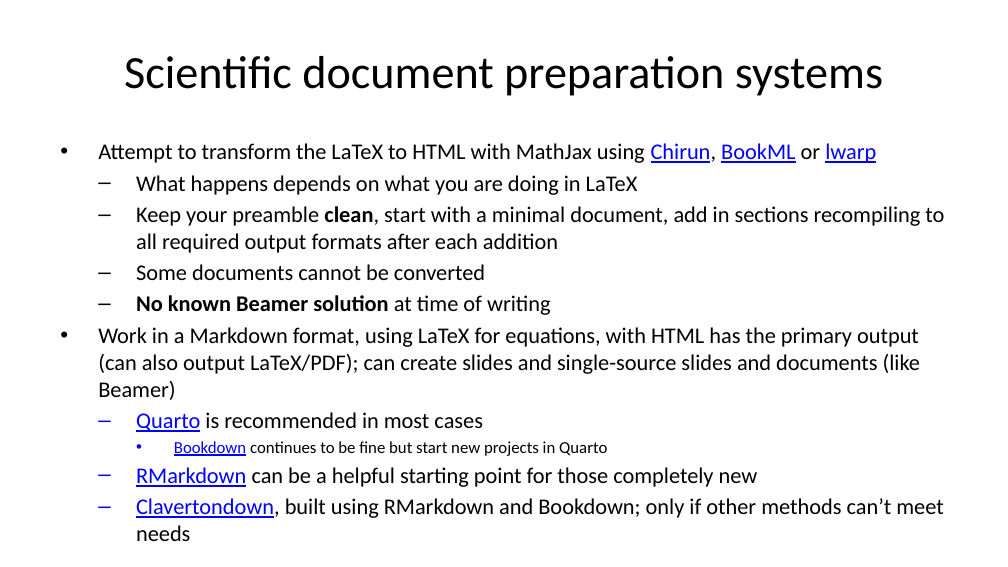
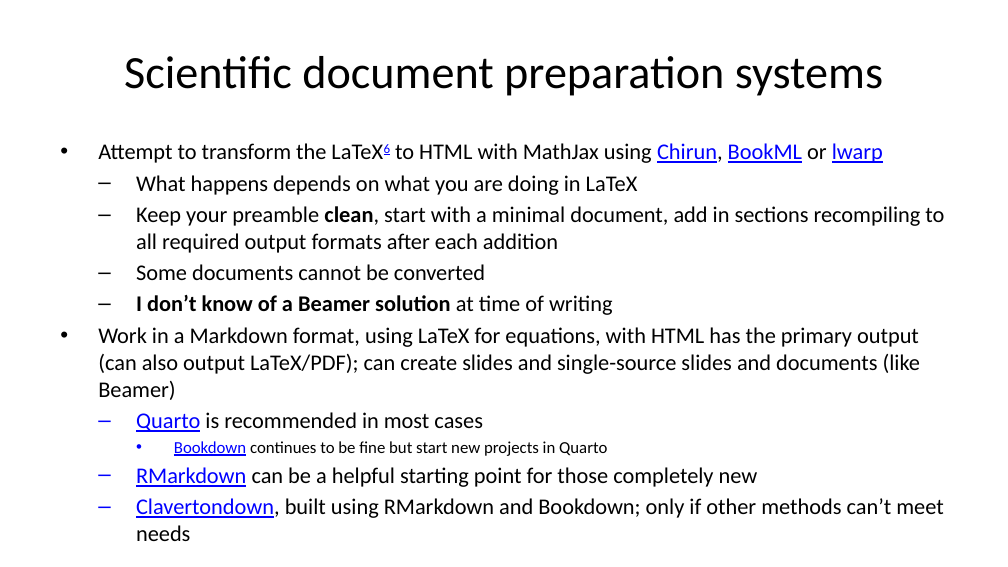
Before and after one commit to STEM-Enable/Quick-introduction-to-accessible-maths-2026, a slide deck: slide 17 of QuickIntroAccessibleMaths.pptx. Drawn at 1008x567 pixels with LibreOffice and Linux fonts; fonts in the diff are those of the drawing. Boxes give left, top, right and bottom in pixels: in the first picture for what was removed or moved away, otherwise in the second. Text is boxed around its words. In the diff, an @@ line names an element or a change of style, - is before the commit and + after.

```diff
--- a/QuickIntroAccessibleMaths.pptx
+++ b/QuickIntroAccessibleMaths.pptx
@@ text at (98,143,883,163): text changed @@
-• Attempt to transform the LaTeX to HTML with MathJax using Chirun, BookML or lwarp
+• Attempt to transform the LaTeX6 to HTML with MathJax using Chirun, BookML or lwarp
@@ text at (136,295,613,315): text changed @@
-  – No known Beamer solution at time of writing
+  – I don’t know of a Beamer solution at time of writing
```
Also in this commit, not shown: 5 other slides changed, 7 other files.
